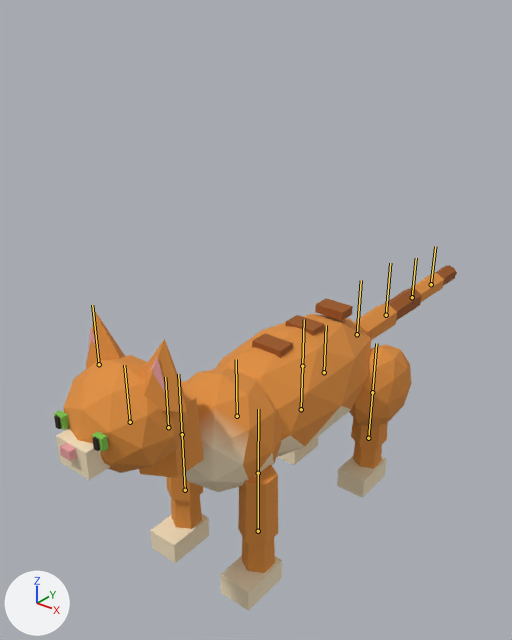
One commit to the glTF model species/cat/model.glb: the scene before it, then after it.
Before and after are seen from a camera (50 mm lens) standing at (0.542, -0.755, 0.783) and looking at (-0.065, 0.004, 0.312). Lighting does not change. The marker at lower left points along +X, +Y and +Z. The picture after the commit comes second. The bones that change, and the others that lie on the model, are drawn over the model as lines.

Names of what the first picture shows: 'Cat'.
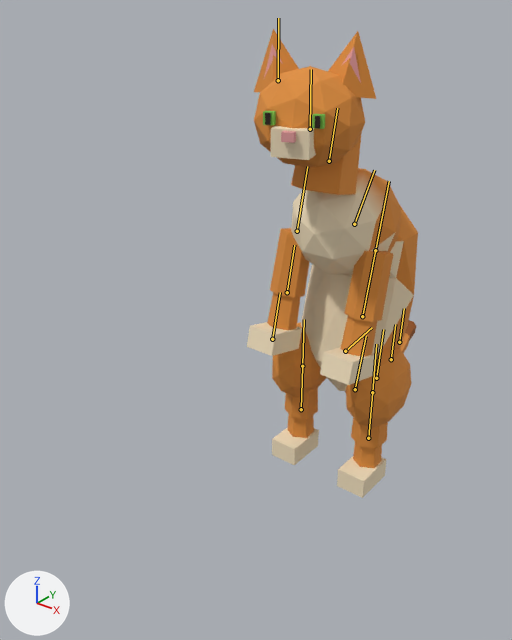
The newer file adds an action. The first version stands in its rest pose; the second is drawn at frame 18 of the action 'Stand'.

Pixel boxes (x1, y1, x2, y2) of what changed, in the pictures (512 x 640 px):
'Cat', posed (57% narrower, 35% taller)
    before: (54, 265, 457, 611)
    after: (247, 29, 418, 498)
bone 'hips', root to tip
    before: (324, 372) to (326, 325)
    after: (345, 351) to (372, 327)
bone 'chest', root to tip
    before: (237, 416) to (236, 359)
    after: (354, 224) to (374, 170)
bone 'neck', root to tip
    before: (168, 427) to (165, 377)
    after: (329, 161) to (337, 108)
bone 'head', root to tip
    before: (130, 422) to (124, 365)
    after: (310, 129) to (311, 69)
bone 'legFL1', root to tip
    before: (258, 473) to (258, 409)
    after: (375, 250) to (389, 181)
bone 'legFR1', root to tip
    before: (182, 434) to (178, 374)
    after: (297, 231) to (307, 166)
bone 'tail1', root to tip
    before: (357, 334) to (361, 280)
    after: (355, 389) to (366, 336)
bone 'tail2', root to tip
    before: (386, 315) to (390, 263)
    after: (376, 378) to (383, 329)
bone 'tail3', root to tip
    before: (412, 297) to (416, 258)
    after: (391, 359) to (395, 324)
bone 'tail4', root to tip
    before: (431, 284) to (435, 246)
    after: (399, 342) to (404, 308)
bone 'legBL1', root to tip
    before: (372, 392) to (376, 343)
    after: (372, 392) to (376, 344)

The edits, one by one:
Bone 'hips' (bone_hips) moves from (0.0, 0.0, 0.0) to (0.0, 0.013, -0.065).
Bone 'hips' (bone_hips) turns from (0, 0, 0) to (-83, 0, 0) degrees about its own x, y and z.
Bone 'chest' (bone_chest) turns from (0, 0, 0) to (50, 0, 0) degrees about its own x, y and z.
Bone 'neck' (bone_neck) turns from (0, 0, 0) to (22, 0, 0) degrees about its own x, y and z.
Bone 'head' (bone_head) turns from (0, 0, 0) to (13, 17, 4) degrees about its own x, y and z.
Bone 'legFL1' (bone_legfl1) turns from (0, 0, 0) to (20, 0, 0) degrees about its own x, y and z.
Bone 'legFR1' (bone_legfr1) turns from (0, 0, 0) to (20, 0, 0) degrees about its own x, y and z.
Bone 'tail1' (bone_tail1) turns from (0, 0, 0) to (69, 2, 6) degrees about its own x, y and z.
Bone 'tail2' (bone_tail2) turns from (0, 0, 0) to (9, 7, 1) degrees about its own x, y and z.
Bone 'tail3' (bone_tail3) turns from (0, 0, 0) to (6, 4, 0) degrees about its own x, y and z.
Bone 'tail4' (bone_tail4) turns from (0, 0, 0) to (0, -3, 0) degrees about its own x, y and z.
Bone 'legBL1' (bone_legbl1) turns from (0, 0, 0) to (83, 0, 0) degrees about its own x, y and z.
Bone 'legBR1' (bone_legbr1) turns from (0, 0, 0) to (83, 0, 0) degrees about its own x, y and z.
